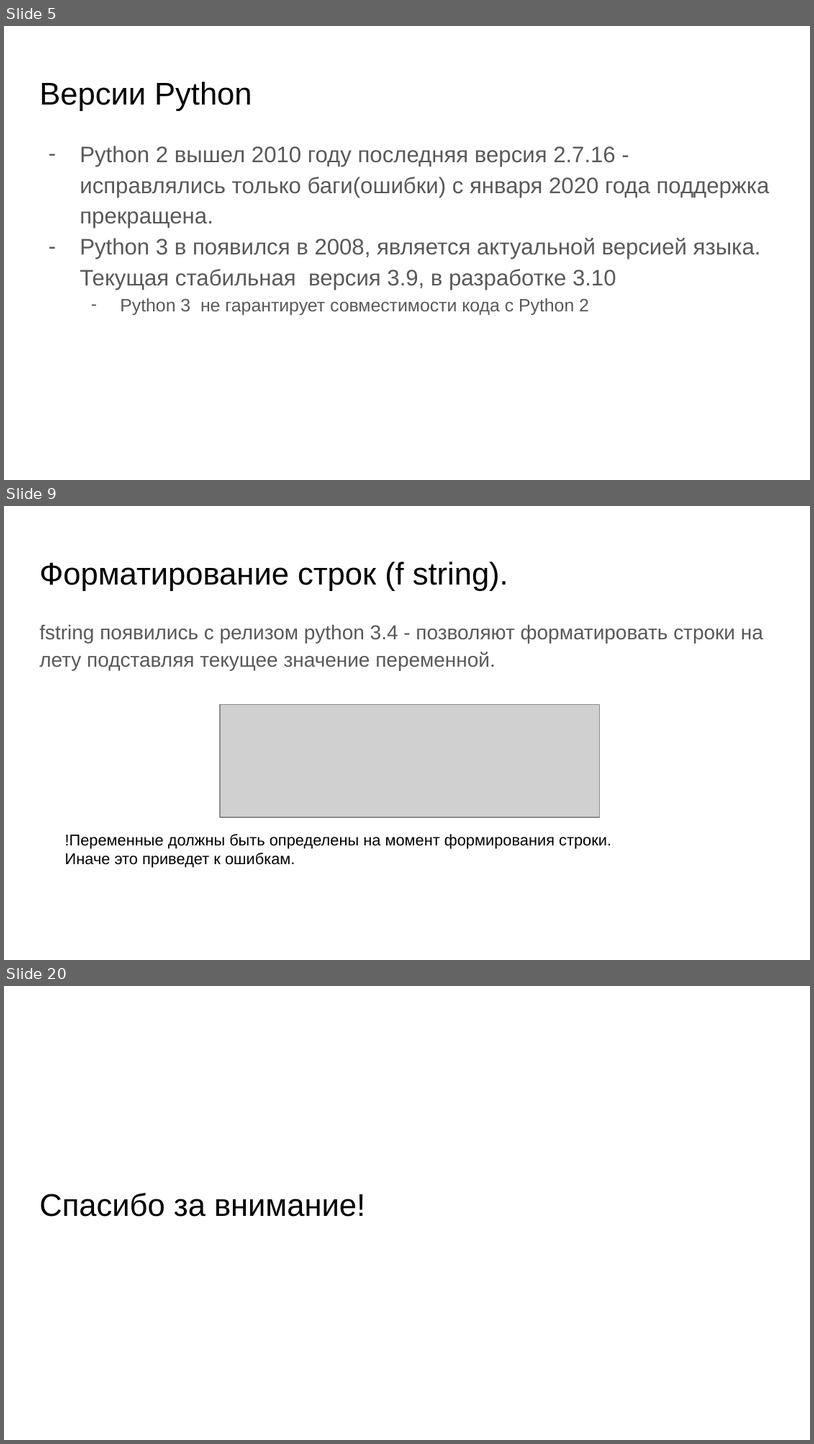
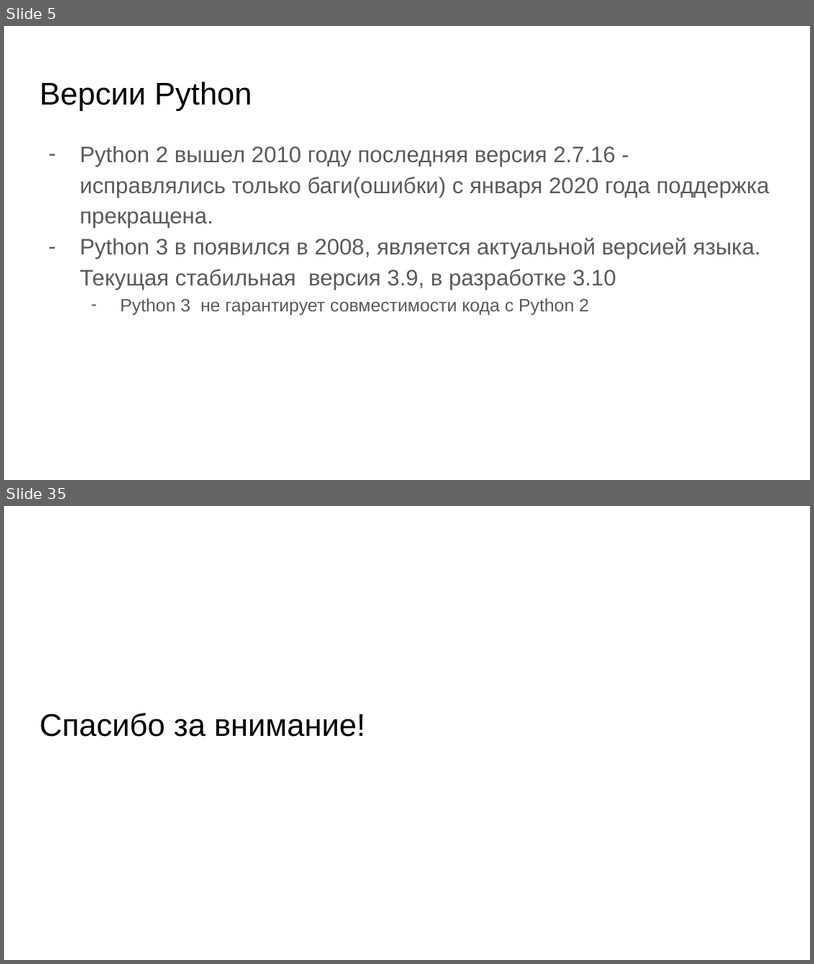
Before and after one commit to skhayrulin/python_course, a slide deck: lecture/Lecture12.pptx. Shown one above the other, each under a label of ours: slides 5, 9 and 20 before the commit, slides 5 and 35 after it; the slides between them are not shown. The pictures are 814x1444 and 814x964 pixels, drawn with LibreOffice and Linux fonts; fonts in the diff are those of the drawing; grey boxes stand for pictures. Boxes give left, top, right and bottom in pixels: in the first picture for what was removed or moved away, otherwise in the second. Text is boxed around its words. In the diff, an @@ line names an element or a change of style, - is before the commit and + after.

```diff
--- a/lecture/Lecture12.pptx
+++ b/lecture/Lecture12.pptx
@@ slide 9 removed at (4,506,810,960), background #FFFFFF @@
@@ title removed at (39,561,509,591) @@
-Форматирование строк (f string).
@@ text removed at (39,624,764,671) @@
-fstring появились с релизом python 3.4 - позволяют форматировать строки на лету подставляя текущее значение переменной.
@@ picture removed at (220,705,600,817) @@
@@ text removed at (65,834,612,867) @@
-!Переменные должны быть определены на момент формирования строки. Иначе это приведет к ошибкам.
@@ what was slide 20 is now slide 35 @@
```
Also in this commit, not shown: 33 slides added, 13 other slides removed, 8 other files.
